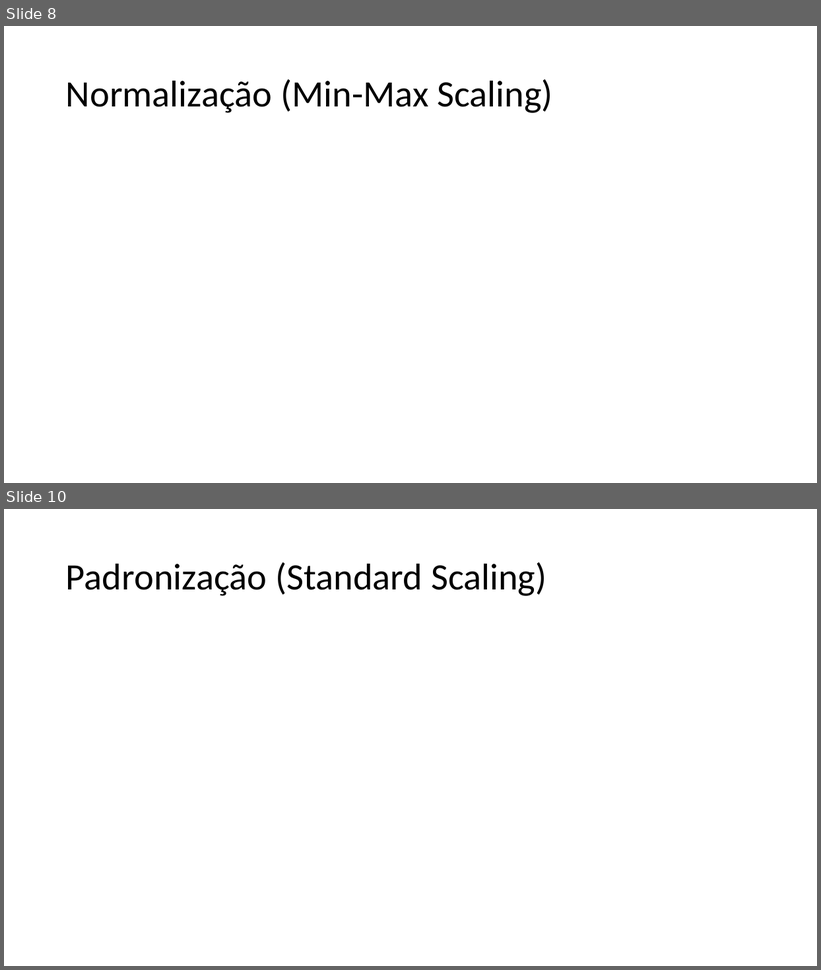
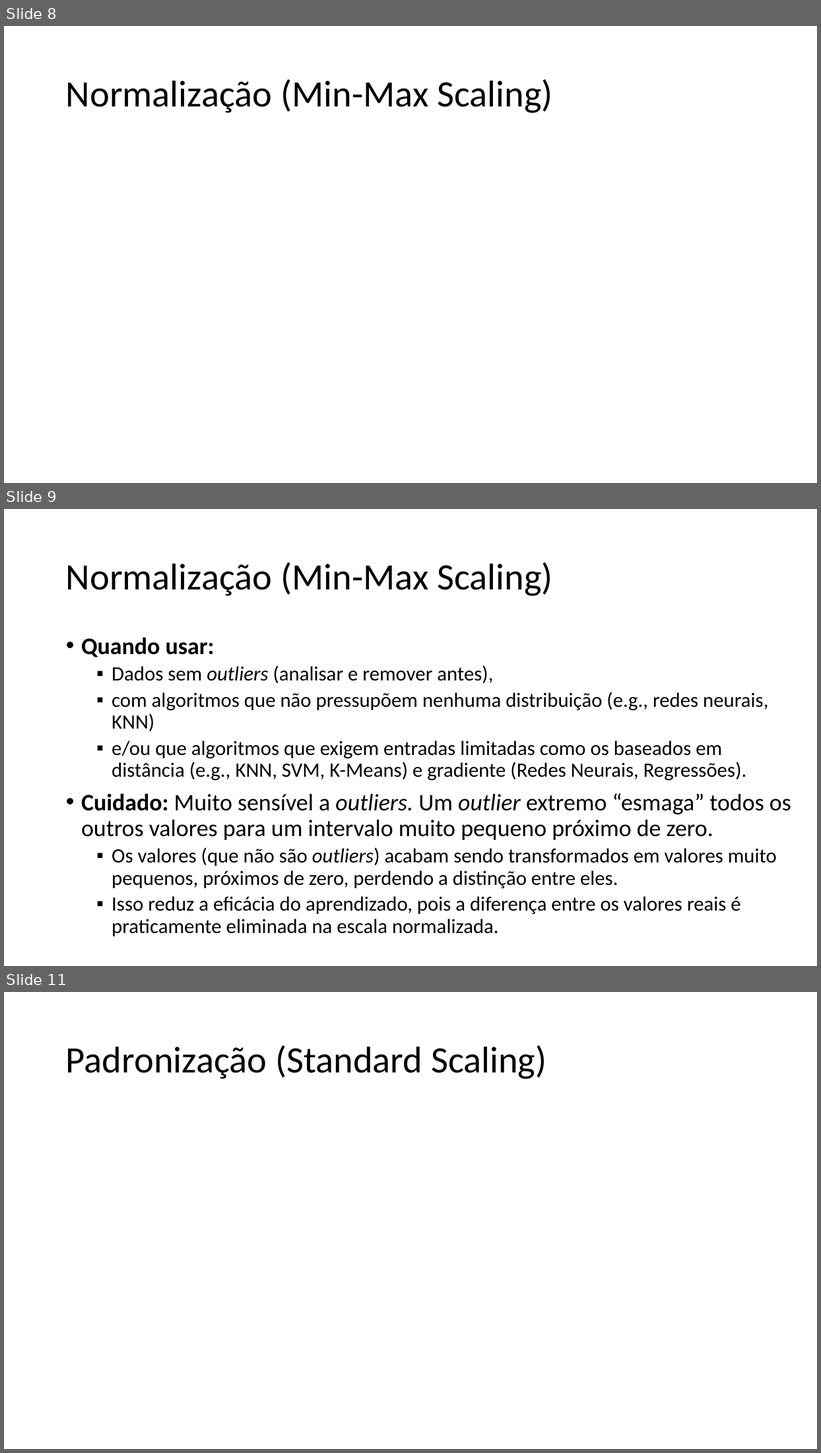
Before and after one commit to zz4fap/c24_inteligencia_artificial, a slide deck: slides/C24_Transformações.pptx. Shown one above the other, each under a label of ours: slides 8 and 10 before the commit, slides 8, 9 and 11 after it; the slides between them are not shown. The pictures are 821x970 and 821x1453 pixels, drawn with LibreOffice and Linux fonts; fonts in the diff are those of the drawing; grey boxes stand for pictures. Boxes give left, top, right and bottom in pixels: in the first picture for what was removed or moved away, otherwise in the second. Text is boxed around its words. In the diff, an @@ line names an element or a change of style, - is before the commit and + after.

```diff
--- a/slides/C24_Transformações.pptx
+++ b/slides/C24_Transformações.pptx
@@ slide 9 added at box(4, 509, 817, 966), background #FFFFFF @@
@@ title added at box(66, 562, 553, 596), 44 pt, text #000000 @@
+Normalização (Min-Max Scaling)
@@ text added at box(81, 637, 791, 937), 24 pt, text #000000 @@
+• Quando usar:
+  ▪ Dados sem outliers (analisar e remover antes),
+  ▪ com algoritmos que não pressupõem nenhuma distribuição (e.g., redes neurais, KNN)
+  ▪ e/ou que algoritmos que exigem entradas limitadas como os baseados em distância (e.g., KNN, SVM, K-Means) e gradiente (Redes Neurais, Regressões).
+• Cuidado: Muito sensível a outliers. Um outlier extremo “esmaga” todos os outros valores para um intervalo muito pequeno próximo de zero.
+  ▪ Os valores (que não são outliers) acabam sendo transformados em valores muito pequenos, próximos de zero, perdendo a distinção entre eles.
+  ▪ Isso reduz a eficácia do aprendizado, pois a diferença entre os valores reais é praticamente eliminada na escala normalizada.
@@ what was slide 10 is now slide 11 @@
```
Also in this commit, not shown: 2 slides changed.
